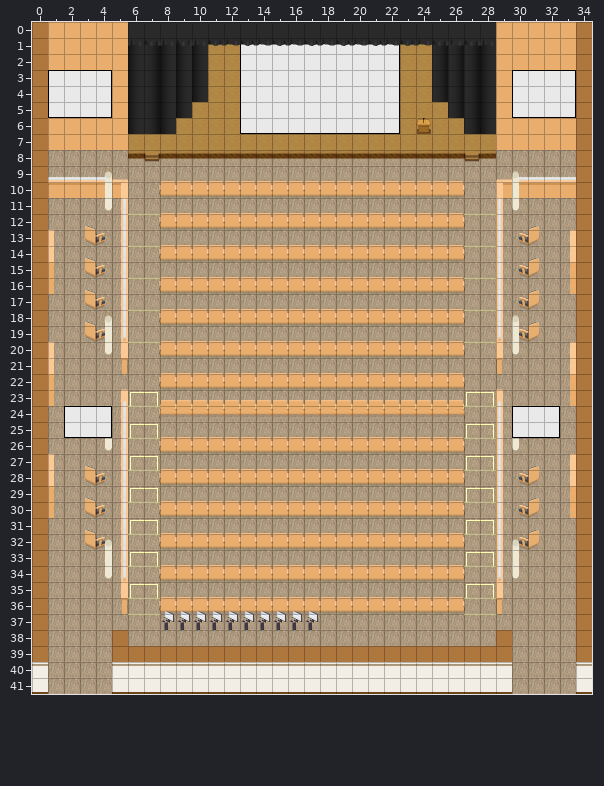
One commit to this Tiled map (JSON): maps/UCC_Theatre.json. Above is the file before it was changed.
Cells are 32x32 px. Shown: x 0..34, y 0..41.
After the commit:
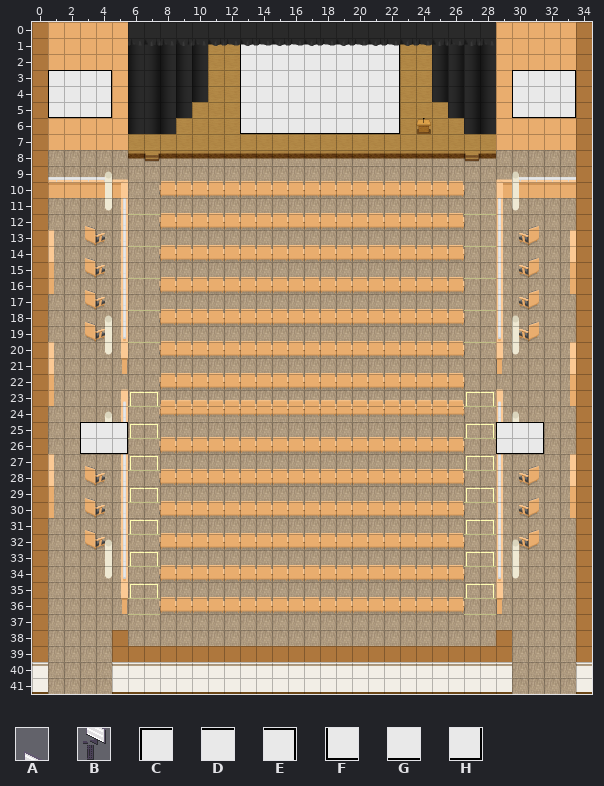
Key: from "Chunk 1": A 48, B 49, C 52, D 53, E 54, F 58, G 59, H 60.
_ is an empty cell, . an unchanged one.
Difference:
--- layer "aboveFurniture"
@@ x 8..17 @@
-36 AAAAAAAAAA
-37 BBBBBBBBBB
+36 __________
+37 __________
--- layer "abovePlayer1"
@@ x 2..32 @@
-24 CDE.........................CDE
-25 FGH_......................._FGH
-26 .___.......................___.
+24 ___.........................___
+25 _CDE.......................CDE_
+26 .FGH.......................FGH.
Pixel boxes of the changes (left, top, right, bottom) in both pictures:
changed: (64, 406, 128, 454)
changed: (496, 406, 560, 454)
removed: (162, 611, 318, 630)
